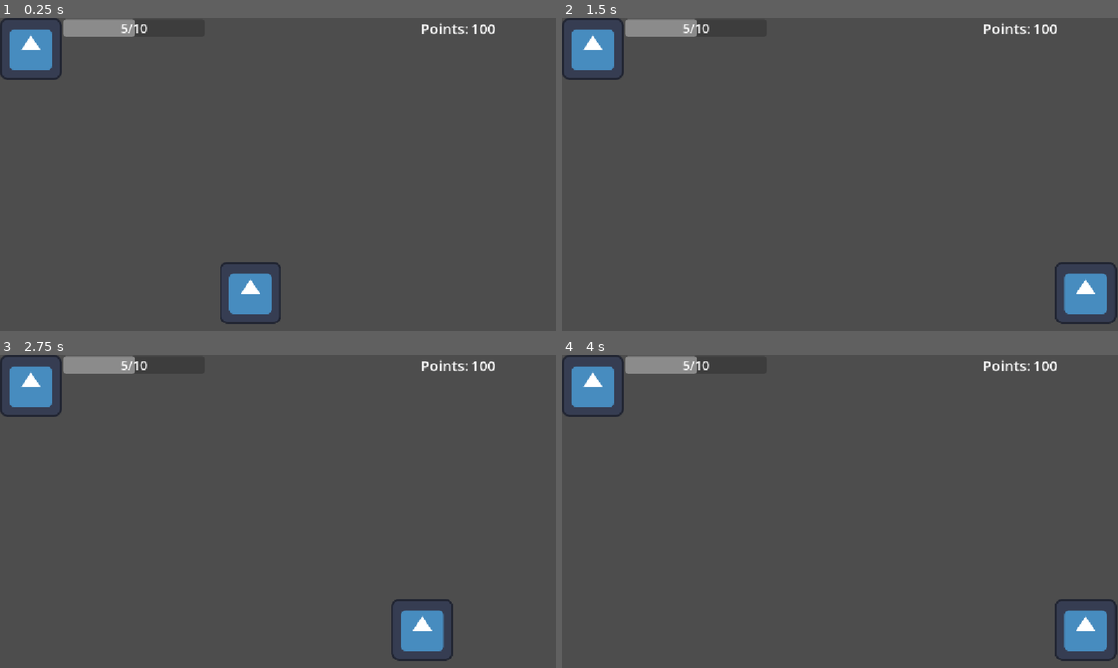
Above: before the commit, frames 1-4 (two rows, left to right).
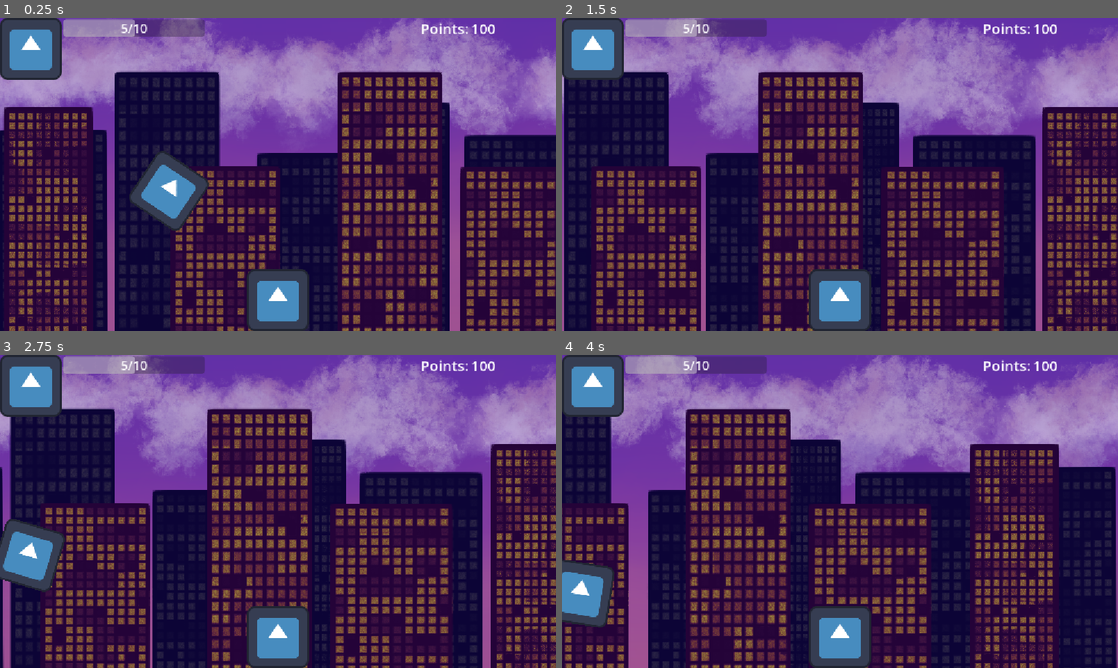
Above: after the commit, the same moments.

Repository: siggevarn380-netizen/Mini-jam-26-07---26-08
Game: Godot game, scene res://scenes/testscene.tscn
Two runs of this game, one before a commit and one after it. Both use one fixed random seed, a clock stepped at 60 frames per second and the inputs below. The project has no main scene, so this scene is started directly. The engine's default icon, where the game draws it, is replaced by a stand-in: a white triangle on a blue panel in a dark square.
Inputs:
- Up to frame 1 (0.25 s): no input
- Up to frame 2 (1.5 s): tap Enter (ui_accept) at 0.5, 0.77 s; hold Right (ui_right) from 0.53 s (still down); tap Shift (dash) at 0.6, 1.35 s
- Up to frame 3 (2.75 s): tap Enter (ui_accept) at 1.52 s; release Right (ui_right) at 2.03 s; hold Left (ui_left) from 2.03 s (still down); tap Shift (dash) at 2.1 s
- Up to frame 4 (4 s): release Left (ui_left) at 2.78 s; hold Right (ui_right) from 2.78 s (still down); tap Shift (dash) at 2.85, 3.6 s; tap Enter (ui_accept) at 3.02, 3.77 s

The runs differ from the first frame. In frame 1, 96% of the frame differs, in the area x 0-100%, y 0-100%; in frame 2, 97%; in frame 3, 96%; in frame 4, 96%.

Commit message:
Update
Added background and basic respawn mechanics

Diff:
--- /dev/null
+++ b/Textures/ParallaxTest/ParallaxTestScene.tscn
@@ -0,0 +1,61 @@
+[gd_scene format=3 uid="uid://cjjfm888oam8u"]
+
+[ext_resource type="Texture2D" uid="uid://yw822518ucn2" path="res://Textures/ParallaxTest/Background_0.png" id="1_m6aok"]
+[ext_resource type="Texture2D" uid="uid://coq387p5likiq" path="res://Textures/ParallaxTest/Background_1.png" id="2_slxow"]
+[ext_resource type="Texture2D" uid="uid://tdbi3cwa0o87" path="res://Textures/ParallaxTest/Background_2.png" id="3_460ud"]
+[ext_resource type="Texture2D" uid="uid://1cucfc8yv468" path="res://Textures/ParallaxTest/Background_3.png" id="4_sw73t"]
+[ext_resource type="Script" uid="uid://2d8gkmgp5ma7" path="res://Textures/ParallaxTest/camera_controller.gd" id="5_4olvb"]
+
+[node name="ParallaxTestScene" type="Node2D" unique_id=1725535066]
+metadata/_edit_group_ = true
+
+[node name="Background" type="Node2D" parent="." unique_id=920840221]
+
+[node name="Parallax2D" type="Parallax2D" parent="Background" unique_id=1600203898]
+scroll_scale = Vector2(0.2, 1)
+scroll_offset = Vector2(0, -10)
+repeat_size = Vector2(1280, 0.42)
+autoscroll = Vector2(1.75, 0.44)
+repeat_times = 2
+
+[node name="Background0" type="Sprite2D" parent="Background/Parallax2D" unique_id=897703533]
+z_index = -4
+position = Vector2(640, 360)
+texture = ExtResource("1_m6aok")
+
+[node name="Parallax2D2" type="Parallax2D" parent="Background" unique_id=532974587]
+scroll_scale = Vector2(0.2, 1)
+scroll_offset = Vector2(0, -10)
+repeat_size = Vector2(1280, 0)
+repeat_times = 2
+
+[node name="Background1" type="Sprite2D" parent="Background/Parallax2D2" unique_id=121541278]
+position = Vector2(640, 360)
+texture = ExtResource("2_slxow")
+
+[node name="Parallax2D3" type="Parallax2D" parent="Background" unique_id=302449081]
+scroll_scale = Vector2(0.4, 1)
+scroll_offset = Vector2(0, -10)
+repeat_size = Vector2(1280, 0)
+repeat_times = 2
+
+[node name="Background2" type="Sprite2D" parent="Background/Parallax2D3" unique_id=1085872968]
+position = Vector2(640, 360)
+texture = ExtResource("3_460ud")
+
+[node name="Parallax2D4" type="Parallax2D" parent="Background" unique_id=794220243]
+scroll_scale = Vector2(0.5, 1)
+scroll_offset = Vector2(0, -10)
+repeat_size = Vector2(1280, 0)
+repeat_times = 2
+
+[node name="Background3" type="Sprite2D" parent="Background/Parallax2D4" unique_id=1836276211]
+position = Vector2(640, 360)
+texture = ExtResource("4_sw73t")
+
+[node name="CameraController" type="Node2D" parent="." unique_id=906563882]
+position = Vector2(640, 360)
+script = ExtResource("5_4olvb")
+speed = 300.0
+
+[node name="Camera2D" type="Camera2D" parent="CameraController" unique_id=460747241]
--- /dev/null
+++ b/Textures/ParallaxTest/camera_controller.gd
@@ -0,0 +1,9 @@
+extends Node2D
+
+
+@export var speed: float = 50
+
+# Called every frame. 'delta' is the elapsed time since the previous frame.
+func _process(_delta: float) -> void:
+	pass
+	#position.x += delta * speed
--- a/scenes/bullet.tscn
+++ b/scenes/bullet.tscn
@@ -7,10 +7,12 @@
 size = Vector2(126, 20)
 
 [node name="Bullet" type="Area2D" unique_id=1668140257]
+z_index = 1
 collision_layer = 4
 collision_mask = 7
 script = ExtResource("1_y25gk")
 speed = 200.0
+metadata/_edit_group_ = true
 
 [node name="Sprite2D" type="Sprite2D" parent="." unique_id=222907443]
 position = Vector2(0, -1)
--- a/scenes/chaser_drone.tscn
+++ b/scenes/chaser_drone.tscn
@@ -6,6 +6,7 @@
 [sub_resource type="RectangleShape2D" id="RectangleShape2D_x15ge"]
 
 [node name="ChaserDrone" type="RigidBody2D" unique_id=821450291 node_paths=PackedStringArray("comp_timer") groups=["Enemies"]]
+z_index = 1
 collision_layer = 4
 collision_mask = 7
 input_pickable = true
@@ -14,6 +15,7 @@
 max_contacts_reported = 1
 script = ExtResource("1_etm3g")
 comp_timer = NodePath("ComposureTimer")
+metadata/_edit_group_ = true
 
 [node name="Sprite" type="Sprite2D" parent="." unique_id=1521908960]
 texture = ExtResource("2_etm3g")
--- a/scenes/pew_pew_drone.tscn
+++ b/scenes/pew_pew_drone.tscn
@@ -6,6 +6,7 @@
 [sub_resource type="RectangleShape2D" id="RectangleShape2D_2fvfy"]
 
 [node name="PewPewDrone" type="RigidBody2D" unique_id=743119867 node_paths=PackedStringArray("comp_timer", "fire_timer", "muzzle") groups=["Enemies"]]
+z_index = 1
 collision_layer = 4
 collision_mask = 7
 input_pickable = true
--- a/scenes/player.tscn
+++ b/scenes/player.tscn
@@ -11,7 +11,10 @@
 radius = 50.0
 
 [node name="Player" type="CharacterBody2D" unique_id=986072940 groups=["Player"]]
+z_index = 1
+collision_mask = 6
 script = ExtResource("1_g2els")
+metadata/_edit_group_ = true
 
 [node name="Sprite2D" type="Sprite2D" parent="." unique_id=797579843]
 texture = ExtResource("1_3vyb7")
@@ -46,6 +49,10 @@
 script = ExtResource("4_dqkch")
 starting_health = 5
 
+[node name="Camera2D" type="Camera2D" parent="." unique_id=685239699]
+offset = Vector2(0, -260)
+
+[connection signal="been_defeated" from="." to="PlayerHealth" method="_on_player_been_defeated"]
 [connection signal="take_damage" from="." to="PlayerHealth" method="_on_player_take_damage"]
 [connection signal="death" from="PlayerHealth" to="." method="_on_player_health_death"]
 [connection signal="got_hit" from="PlayerHealth" to="." method="_on_player_health_got_hit"]
--- a/scenes/testscene.tscn
+++ b/scenes/testscene.tscn
@@ -3,46 +3,61 @@
 [ext_resource type="Script" uid="uid://f40xhl73u7mv" path="res://scripts/test_script.gd" id="1_65iv0"]
 [ext_resource type="PackedScene" uid="uid://c0300sep5wrm4" path="res://scenes/player.tscn" id="2_r32pp"]
 [ext_resource type="PackedScene" uid="uid://ctgt6u8o4kk5w" path="res://scenes/ui.tscn" id="3_l2n4a"]
+[ext_resource type="PackedScene" uid="uid://cjjfm888oam8u" path="res://Textures/ParallaxTest/ParallaxTestScene.tscn" id="4_l2n4a"]
+[ext_resource type="PackedScene" uid="uid://vk17gyhr00nn" path="res://scenes/pew_pew_drone.tscn" id="5_ye8wr"]
 
 [sub_resource type="RectangleShape2D" id="RectangleShape2D_x15ge"]
-size = Vector2(1174, 20)
+size = Vector2(20.205263, 20)
 
 [sub_resource type="RectangleShape2D" id="RectangleShape2D_k0akp"]
-size = Vector2(14, 633)
+size = Vector2(10, 734)
 
 [node name="test_scene" type="Node2D" unique_id=772019489]
 script = ExtResource("1_65iv0")
 
-[node name="StaticBody2D" type="StaticBody2D" parent="." unique_id=1899305479]
-position = Vector2(-9, 639)
-
-[node name="CollisionShape2D" type="CollisionShape2D" parent="StaticBody2D" unique_id=595877572]
-position = Vector2(577, 0)
-shape = SubResource("RectangleShape2D_x15ge")
-
-[node name="StaticBody2D2" type="StaticBody2D" parent="." unique_id=51339877]
-position = Vector2(-9, 10)
-
-[node name="CollisionShape2D" type="CollisionShape2D" parent="StaticBody2D2" unique_id=1940546640]
-position = Vector2(577, 0)
-shape = SubResource("RectangleShape2D_x15ge")
-
 [node name="Player" parent="." unique_id=986072940 instance=ExtResource("2_r32pp")]
-position = Vector2(519, 563)
-
-[node name="StaticBody2D3" type="StaticBody2D" parent="." unique_id=492096612]
-
-[node name="CollisionShape2D" type="CollisionShape2D" parent="StaticBody2D3" unique_id=769059916]
-position = Vector2(-3, 306.5)
-shape = SubResource("RectangleShape2D_k0akp")
-
-[node name="StaticBody2D4" type="StaticBody2D" parent="." unique_id=1806006802]
-position = Vector2(1155, 23)
-
-[node name="CollisionShape2D" type="CollisionShape2D" parent="StaticBody2D4" unique_id=1309185813]
-position = Vector2(-3, 306.5)
-shape = SubResource("RectangleShape2D_k0akp")
+position = Vector2(659, 628)
 
 [node name="UI" parent="." unique_id=1353638227 instance=ExtResource("3_l2n4a")]
 
+[node name="ParallaxTestScene" parent="." unique_id=1725535066 instance=ExtResource("4_l2n4a")]
+
+[node name="Scenario" type="Node2D" parent="." unique_id=740495058]
+
+[node name="StaticBody2D" type="StaticBody2D" parent="Scenario" unique_id=1486203185]
+position = Vector2(665, 709)
+collision_layer = 2
+collision_mask = 5
+
+[node name="CollisionShape2D" type="CollisionShape2D" parent="Scenario/StaticBody2D" unique_id=1327684509]
+position = Vector2(-19.5, 0)
+scale = Vector2(190, 1)
+shape = SubResource("RectangleShape2D_x15ge")
+
+[node name="StaticBody2D3" type="StaticBody2D" parent="Scenario" unique_id=1947541023]
+position = Vector2(-1285, -10)
+collision_layer = 2
+collision_mask = 5
+
+[node name="CollisionShape2D" type="CollisionShape2D" parent="Scenario/StaticBody2D3" unique_id=751064853]
+position = Vector2(0, 361)
+shape = SubResource("RectangleShape2D_k0akp")
+
+[node name="StaticBody2D4" type="StaticBody2D" parent="Scenario" unique_id=1050470997]
+position = Vector2(2562, -10)
+collision_layer = 2
+collision_mask = 5
+
+[node name="CollisionShape2D" type="CollisionShape2D" parent="Scenario/StaticBody2D4" unique_id=86113129]
+position = Vector2(0, 361)
+shape = SubResource("RectangleShape2D_k0akp")
+
+[node name="PlayerSpawnPoint" type="Marker2D" parent="." unique_id=757408081]
+position = Vector2(-1191, 621)
+
+[node name="PewPewDrone" parent="." unique_id=743119867 instance=ExtResource("5_ye8wr")]
+position = Vector2(433, 413)
+
+[connection signal="been_defeated" from="Player" to="." method="_on_player_been_defeated"]
+
 [editable path="Player"]
--- a/scripts/Enemies/bullet.gd
+++ b/scripts/Enemies/bullet.gd
@@ -1,7 +1,7 @@
 extends Area2D
 
 @export var speed: float = 500.0
-@export var damage: int = 1
+@export var damage: int = 5
 
 var direction: Vector2 = Vector2.RIGHT
 
--- a/scripts/Enemies/chaser_drone.gd
+++ b/scripts/Enemies/chaser_drone.gd
@@ -16,48 +16,51 @@
 var _last_velocity: Vector2 # Stash last speed before impact
 
 func _physics_process(delta: float) -> void:
-	match dragstate:
-		DragState.READY:
-			if not is_instance_valid(target): return
-			var dir = (target.global_position - global_position).normalized()
-			apply_central_force(dir * speed * mass)
-		DragState.DRAGGED:
-			pass
-		DragState.RELEASED:
-			if comp_timer.is_stopped(): dragstate = DragState.READY
-			else:
-				linear_velocity.y += 10
+    match dragstate:
+        DragState.READY:
+            if not is_instance_valid(target): return
+            var dir = (target.global_position - global_position).normalized()
+            apply_central_force(dir * speed * mass)
+        DragState.DRAGGED:
+            pass
+        DragState.RELEASED:
+            if comp_timer.is_stopped(): dragstate = DragState.READY
+            else:
+                linear_velocity.y += 10
 
 func _integrate_forces(state: PhysicsDirectBodyState2D) -> void:
-	_last_velocity = state.linear_velocity
-	if dragstate == DragState.READY:
-		var err := angle_difference(rotation, REST_ROTATION)
-		state.angular_velocity = clampf(err * right_stiffness, -max_right_speed, max_right_speed)
+    _last_velocity = state.linear_velocity
+    if dragstate == DragState.READY:
+        var err := angle_difference(rotation, REST_ROTATION)
+        state.angular_velocity = clampf(err * right_stiffness, -max_right_speed, max_right_speed)
 
 func _on_body_entered(body: Node) -> void:
-	var to_body = (body.global_position - global_position).normalized()
-	var closing_speed = _last_velocity.dot(to_body)
+    var to_body = (body.global_position - global_position).normalized()
+    var closing_speed = _last_velocity.dot(to_body)
 
-	if (body.is_in_group("Player") and dragstate == DragState.READY):
-		if !body.is_invulnerable:
-			body.take_damage.emit(1)
-		take_damage.emit(0)
-	if body.is_in_group("Enemies") and dragstate != DragState.READY:
-		body.take_damage.emit(1)
-		take_damage.emit(0)
+    if (body.is_in_group("Player") and dragstate == DragState.READY):
+        if !body.is_invulnerable:
+            body.take_damage.emit(1)
+        take_damage.emit(0)
+    if body.is_in_group("Enemies") and dragstate != DragState.READY:
+        body.take_damage.emit(1)
+        take_damage.emit(0)
 
 func _on_dragged() -> void:
-	dragstate = DragState.DRAGGED
+    dragstate = DragState.DRAGGED
 
 func _on_released()     -> void:
-	comp_timer.start()
-	dragstate = DragState.RELEASED
+    comp_timer.start()
+    dragstate = DragState.RELEASED
 
 func destroy():
-	set_deferred("freeze", true)
-	$CollisionShape2D.set_deferred("disabled", true)
-	hide()
-	set_deferred("process_mode", PROCESS_MODE_DISABLED)
+    set_deferred("freeze", true)
+    $CollisionShape2D.set_deferred("disabled", true)
+    hide()
+    set_deferred("process_mode", PROCESS_MODE_DISABLED)
 
 func _on_take_damage(_dmg: int) -> void:
-	destroy()
+    destroy()
+
+func _set_new_target():
+    target = get_tree().get_first_node_in_group("Player")
--- a/scripts/Enemies/pew_pew_drone.gd
+++ b/scripts/Enemies/pew_pew_drone.gd
@@ -27,76 +27,79 @@
 var _in_range: bool = false
 
 func _physics_process(delta: float) -> void:
-	match dragstate:
-		DragState.READY:
-			if not is_instance_valid(target): return
-			var to_target = target.global_position - global_position
-			var dist = to_target.length()
+    match dragstate:
+        DragState.READY:
+            if not is_instance_valid(target): return
+            var to_target = target.global_position - global_position
+            var dist = to_target.length()
 
-			if _in_range:
-				if dist > resume_distance:
-					_in_range = false
-			else:
-				if dist <= stop_distance:
-					_in_range = true
+            if _in_range:
+                if dist > resume_distance:
+                    _in_range = false
+            else:
+                if dist <= stop_distance:
+                    _in_range = true
 
-			if _in_range:
-				linear_velocity = linear_velocity.move_toward(Vector2.ZERO, speed * delta)
-			else:
-				var dir = to_target.normalized()
-				apply_central_force(dir * speed * mass)
-		DragState.DRAGGED:
-			pass
-		DragState.RELEASED:
-			if comp_timer.is_stopped(): dragstate = DragState.READY
-			else:
-				linear_velocity.y += 10
+            if _in_range:
+                linear_velocity = linear_velocity.move_toward(Vector2.ZERO, speed * delta)
+            else:
+                var dir = to_target.normalized()
+                apply_central_force(dir * speed * mass)
+        DragState.DRAGGED:
+            pass
+        DragState.RELEASED:
+            if comp_timer.is_stopped(): dragstate = DragState.READY
+            else:
+                linear_velocity.y += 10
 
 func _integrate_forces(state: PhysicsDirectBodyState2D) -> void:
-	_last_velocity = state.linear_velocity
-	if dragstate == DragState.READY and is_instance_valid(target):
-		var target_angle = (target.global_position - global_position).angle()
-		var err := angle_difference(rotation, target_angle)
-		state.angular_velocity = clampf(err * right_stiffness, -max_right_speed, max_right_speed)
+    _last_velocity = state.linear_velocity
+    if dragstate == DragState.READY and is_instance_valid(target):
+        var target_angle = (target.global_position - global_position).angle()
+        var err := angle_difference(rotation, target_angle)
+        state.angular_velocity = clampf(err * right_stiffness, -max_right_speed, max_right_speed)
 
 func _on_body_entered(body: Node) -> void:
-	var to_body = (body.global_position - global_position).normalized()
-	var closing_speed = _last_velocity.dot(to_body)
-	if closing_speed < impact_tolerance:
-		pass
-	else:
-		if not body.is_in_group("Static"):
-			body.take_damage.emit(1)
-		take_damage.emit(1)
+    var to_body = (body.global_position - global_position).normalized()
+    var closing_speed = _last_velocity.dot(to_body)
+    if closing_speed < impact_tolerance:
+        pass
+    else:
+        if not body.is_in_group("Static"):
+            body.take_damage.emit(1)
+        take_damage.emit(1)
 
 func _on_dragged() -> void:
-	dragstate = DragState.DRAGGED
+    dragstate = DragState.DRAGGED
 
 func _on_released() -> void:
-	comp_timer.start()
-	dragstate = DragState.RELEASED
+    comp_timer.start()
+    dragstate = DragState.RELEASED
 
 func destroy():
-	set_deferred("freeze", true)
-	$CollisionShape2D.set_deferred("disabled", true)
-	hide()
-	set_deferred("process_mode", PROCESS_MODE_DISABLED)
+    set_deferred("freeze", true)
+    $CollisionShape2D.set_deferred("disabled", true)
+    hide()
+    set_deferred("process_mode", PROCESS_MODE_DISABLED)
 
 func _on_fire_timer_timeout() -> void:
-	if dragstate != DragState.READY: return
-	if not _in_range: return
-	if not is_instance_valid(target): return
-	if bullet_scene == null: return
+    if dragstate != DragState.READY: return
+    if not _in_range: return
+    if not is_instance_valid(target): return
+    if bullet_scene == null: return
 
-	var bullet = bullet_scene.instantiate()
-	get_tree().current_scene.add_child(bullet)
-	bullet.global_position = muzzle.global_position
-	var dir = (target.global_position - muzzle.global_position).normalized()
-	bullet.speed = bullet_speed
-	bullet.damage = bullet_damage
-	bullet.launch(dir)
+    var bullet = bullet_scene.instantiate()
+    get_tree().current_scene.add_child(bullet)
+    bullet.global_position = muzzle.global_position
+    var dir = (target.global_position - muzzle.global_position).normalized()
+    bullet.speed = bullet_speed
+    bullet.damage = bullet_damage
+    bullet.launch(dir)
 
 func _on_take_damage(dmg: int) -> void:
-	health = maxi(0, health - dmg)
-	if health <= 0:
-		destroy()
+    health = maxi(0, health - dmg)
+    if health <= 0:
+        destroy()
+
+func _set_new_target():
+        target = get_tree().get_first_node_in_group("Player")
--- a/scripts/Player/player.gd
+++ b/scripts/Player/player.gd
@@ -1,6 +1,7 @@
 extends CharacterBody2D
 
 signal take_damage(dmg: int)
+signal been_defeated
 
 var using_powers: bool = false
 
@@ -19,6 +20,10 @@
 var is_invulnerable: bool = false
 var invulnerable_duration: float = 3
 var invulnerable_timer: float = 0
+
+func _ready() -> void:
+	if has_node("Camera2D"):
+		$Camera2D.call_deferred("make_current")
 
 func _process(delta: float) -> void:
 	dash_timer = maxf(dash_timer - delta, 0.0)
@@ -67,7 +72,14 @@
 	using_powers = !using_powers
 
 func _on_player_health_death() -> void:
-	pass # Replace with function body.
+	die()
 
 func _on_player_health_got_hit() -> void:
 	invulnerable_timer = invulnerable_duration
+
+func die():
+	# When we have the animation
+	#$AnimatedSprite2D.play("death")
+	#await $AnimatedSprite2D.animation_finished
+
+	been_defeated.emit()
--- a/scripts/Player/player_health.gd
+++ b/scripts/Player/player_health.gd
@@ -32,3 +32,6 @@
 
 func update_health_bar():
 	update_health.emit(health, max_health)
+
+func _on_player_been_defeated() -> void:
+	health = 5
--- a/scripts/test_script.gd
+++ b/scripts/test_script.gd
@@ -1,12 +1,22 @@
 extends Node
 
-const bedtime = 21.00
-var current_time = 23.14
+const PLAYER_SCENE = preload("res://scenes/player.tscn")
+
+@onready var player_spawn_point = $PlayerSpawnPoint
 
 func _ready() -> void:
-	for node in get_children():
-		if node.is_in_group("Enemies"):
-			node.toggle_powers.connect($Player.toggle_using_powers)
-		if node.is_in_group("Player"):
-			var health_node = node.get_node("PlayerHealth")
-			health_node.update_health.connect($UI.update_health_UI)
+	_make_connections()
+
+func _on_player_been_defeated() -> void:
+	call_deferred("_spawn_player")
+
+func _spawn_player():
+	$Player.position = player_spawn_point.position
+
+func _make_connections():
+		for node in get_children():
+			if node.is_in_group("Enemies"):
+				node.toggle_powers.connect($Player.toggle_using_powers)
+			if node.is_in_group("Player"):
+				var health_node = node.get_node("PlayerHealth")
+				health_node.update_health.connect($UI.update_health_UI)
Binary file added: Textures/ParallaxTest/Background_0.png
Not shown, added: Textures/ParallaxTest/Background_0.png.import
Binary file added: Textures/ParallaxTest/Background_1.png
Not shown, added: Textures/ParallaxTest/Background_1.png.import
Binary file added: Textures/ParallaxTest/Background_2.png
Not shown, added: Textures/ParallaxTest/Background_2.png.import
Binary file added: Textures/ParallaxTest/Background_3.png
Not shown, added: Textures/ParallaxTest/Background_3.png.import
Not shown, added: Textures/ParallaxTest/camera_controller.gd.uid
